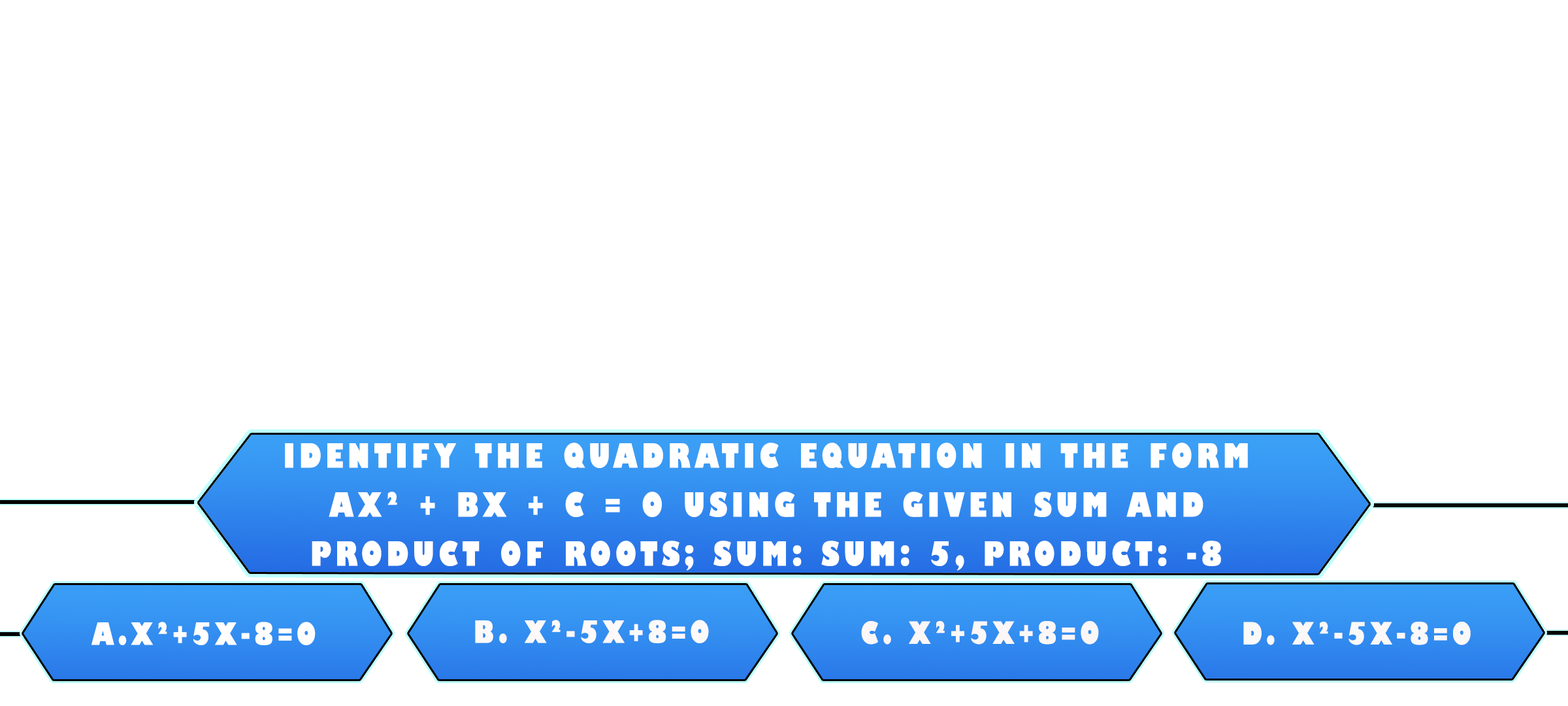
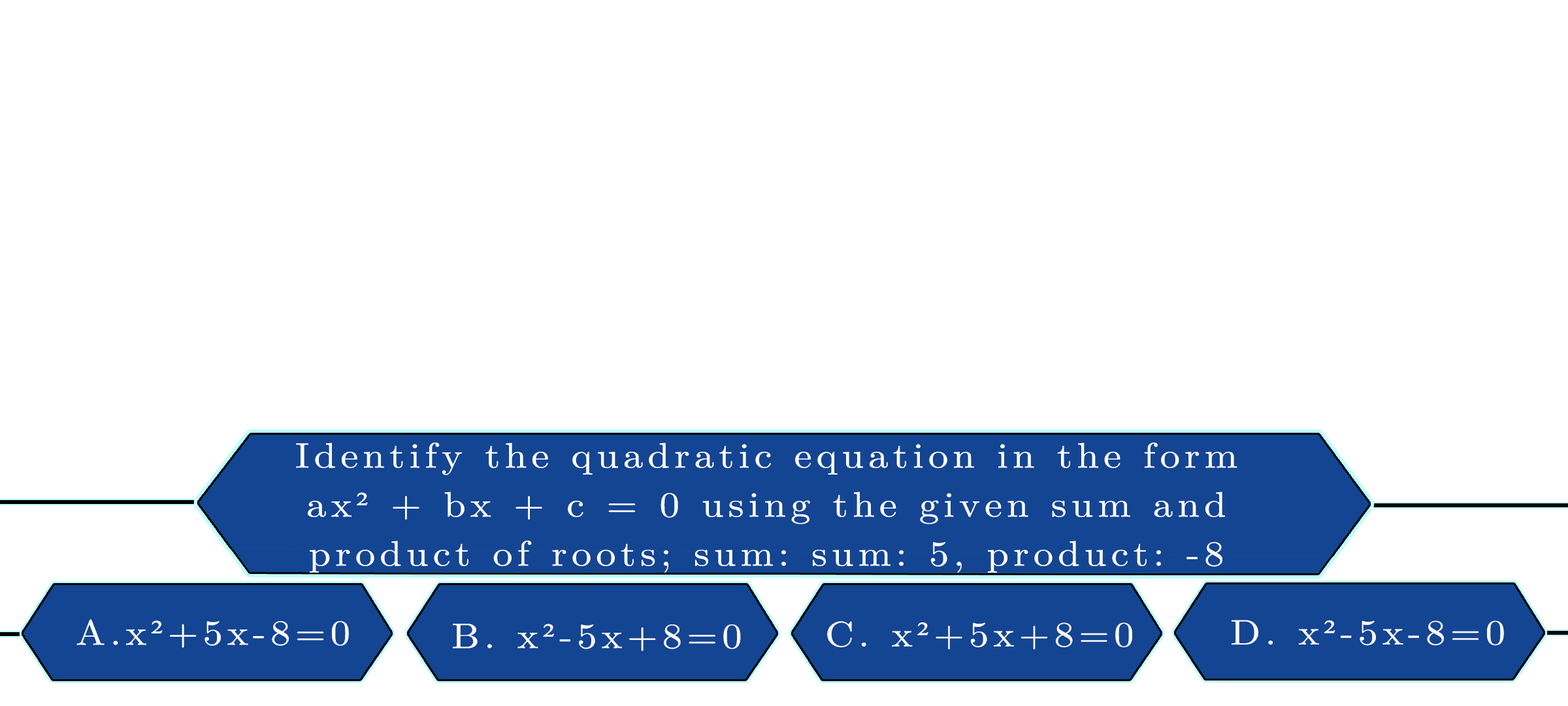
Before/after of a (1568, 706) layered artwork. What changed in the layer stack:
painted on "Identify the quadratic equation in the form ax² + bx + c = 0 us" over [284, 442, 1248, 573]
painted on "Layer 7" over [199, 434, 1369, 573]
painted on "d. x²-5x-8=0" over [1231, 619, 1504, 646]
painted on "Layer 9" over [1176, 584, 1544, 679]
painted on "c. x²+5x+8=0" over [827, 620, 1133, 650]
painted on "Layer 9 copy" over [793, 584, 1161, 679]
painted on "b. x²-5x+8=0" over [452, 619, 741, 651]
painted on "Layer 9 copy 2" over [408, 584, 777, 679]
painted on "a.x²+5x-8=0" over [76, 618, 349, 648]
painted on "Layer 9 copy 3" over [23, 584, 391, 679]
